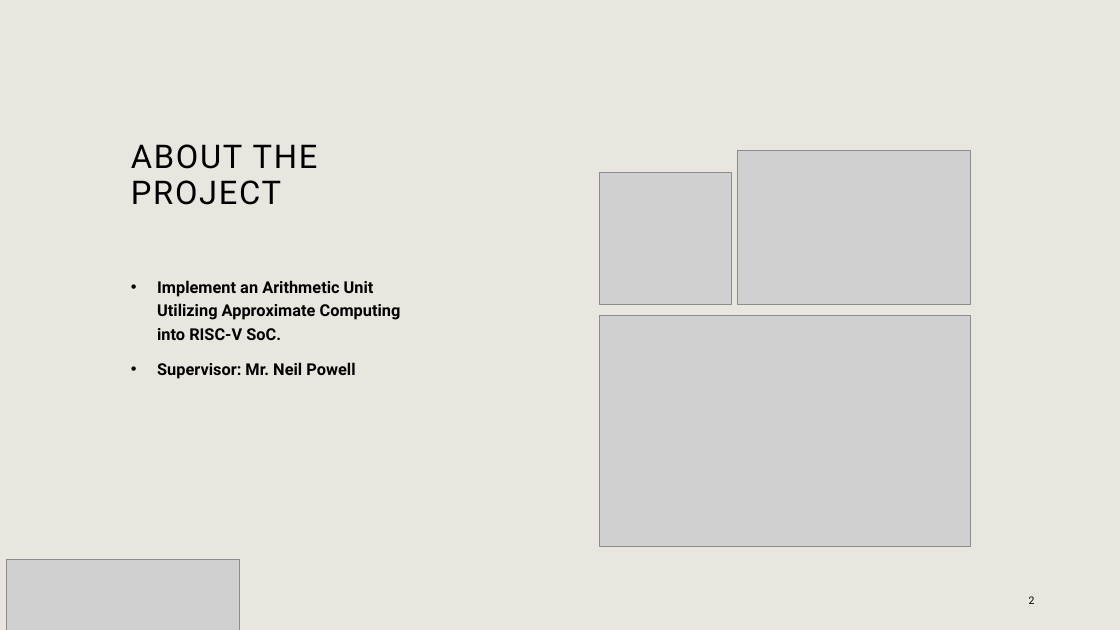
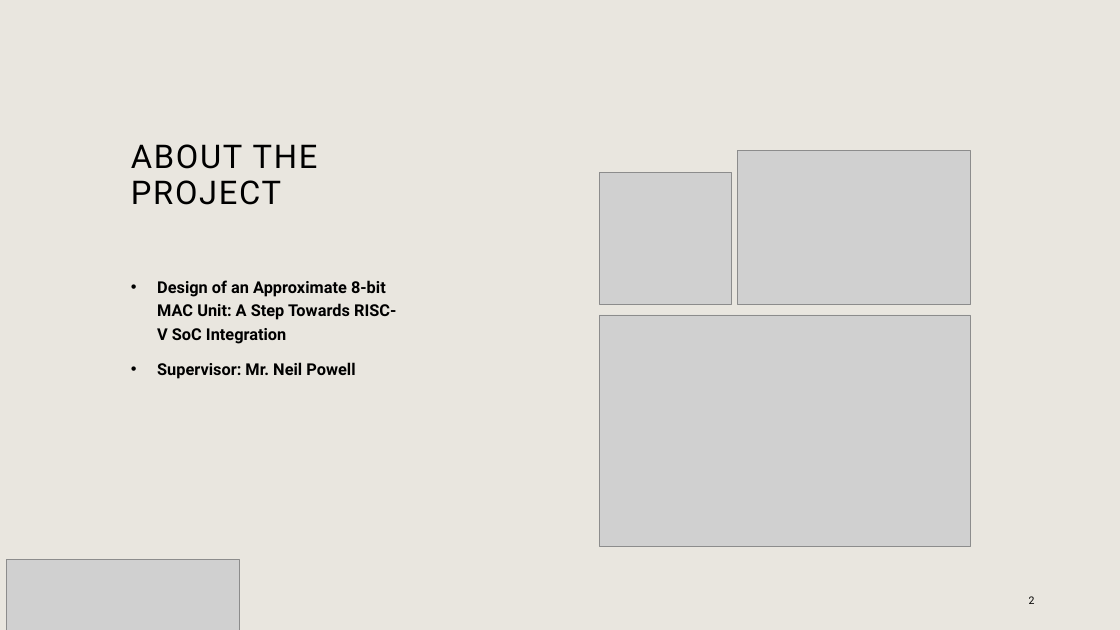
Before and after one commit to AmaanMujawar/EEE381_IIP-Hardware-Accelerator-for-RISCV-Processor, a slide deck: slide 2 of Documents/Symposium/Symposium.pptx. Drawn at 1120x630 pixels with LibreOffice and Linux fonts; fonts in the diff are those of the drawing; grey boxes stand for pictures; background and template pictures are left out. Boxes give left, top, right and bottom in pixels: in the first picture for what was removed or moved away, otherwise in the second. Text is boxed around its words. In the diff, an @@ line names an element or a change of style, - is before the commit and + after.

```diff
--- a/Documents/Symposium/Symposium.pptx
+++ b/Documents/Symposium/Symposium.pptx
@@ text at box(157, 280, 396, 344): text changed @@
-• Implement an Arithmetic Unit Utilizing Approximate Computing into RISC-V SoC.
+• Design of an Approximate 8-bit MAC Unit: A Step Towards RISC-V SoC Integration
```
Also in this commit, not shown: 4 other slides changed, 1 slide added, 3 slides removed.
